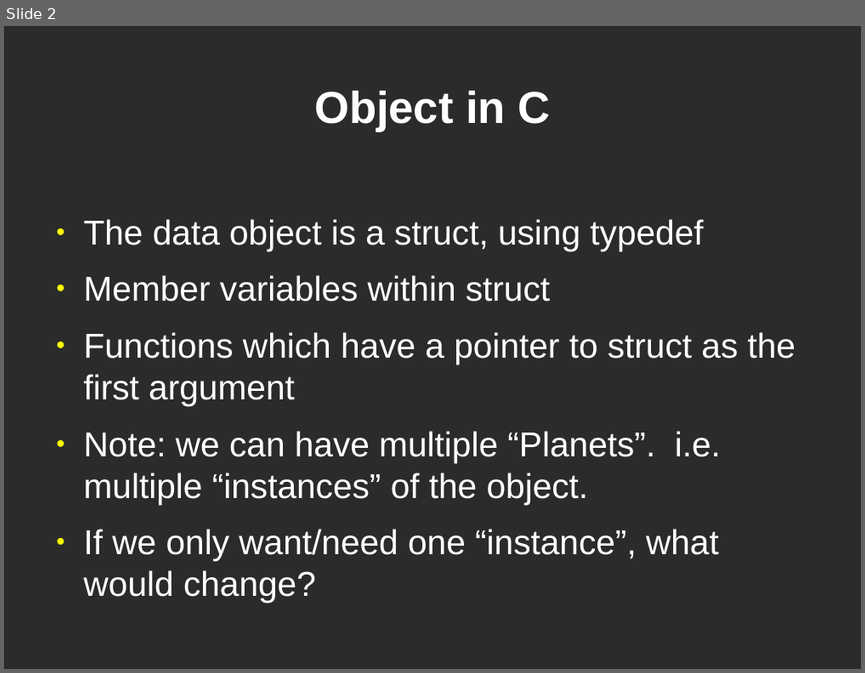
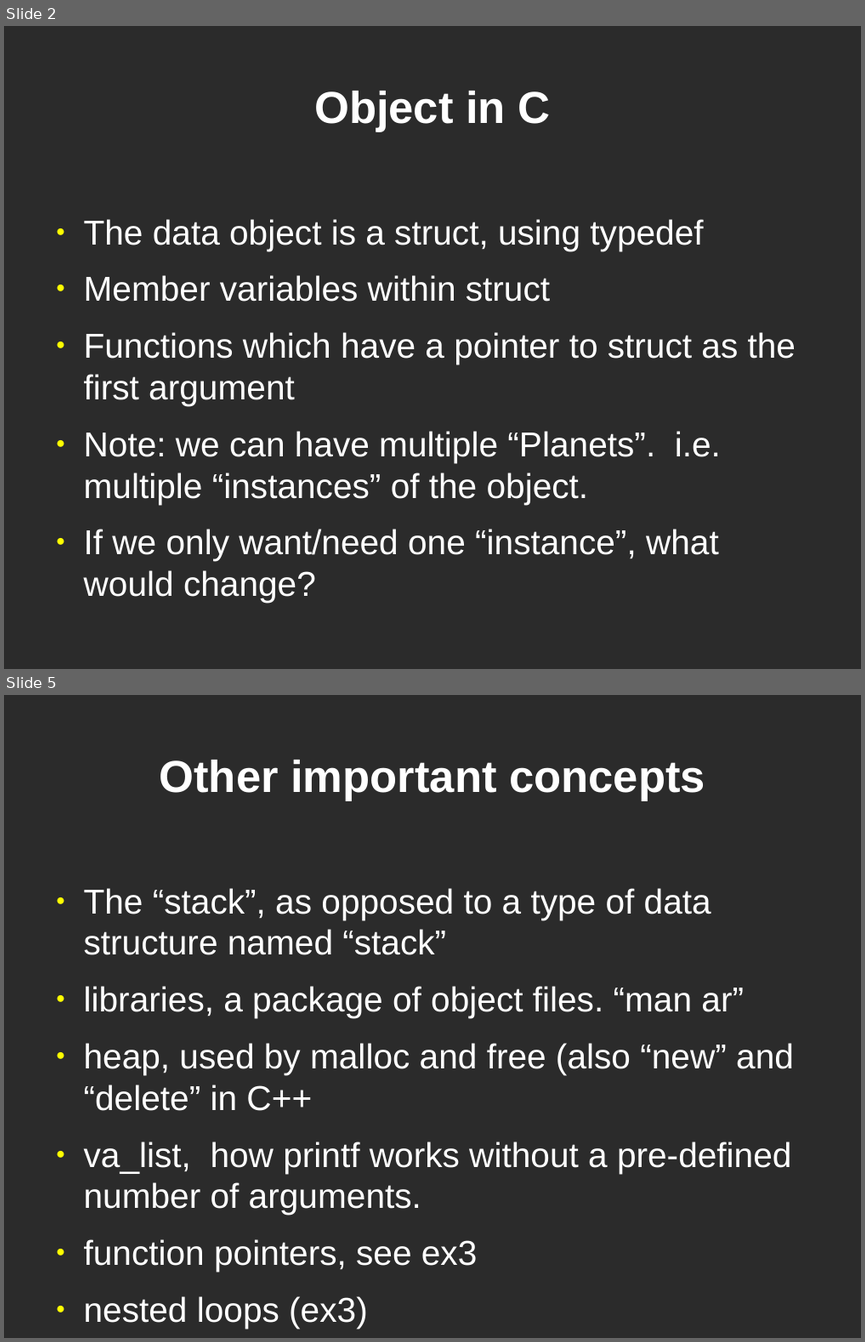
Before and after one commit to dklamet/class, a slide deck: docs/class3.odp. Shown one above the other, each under a label of ours: slide 2 before the commit, slides 2 and 5 after it; the slides between them are not shown. The pictures are 865x673 and 865x1342 pixels, drawn with LibreOffice and Linux fonts; fonts in the diff are those of the drawing; background and template pictures are left out; a plain dark background stands for a picture behind light text. Boxes give left, top, right and bottom in pixels: in the first picture for what was removed or moved away, otherwise in the second. Text is boxed around its words. In the diff, an @@ line names an element or a change of style, - is before the commit and + after.

```diff
--- a/docs/class3.odp
+++ b/docs/class3.odp
@@ slide 5 added at bbox=[4, 695, 861, 1338], background picture (left out) @@
@@ title added at bbox=[160, 760, 705, 801], 41.4 pt, text #FFFFFF, bold @@
+Other important concepts
@@ text added at bbox=[84, 888, 794, 1328], 32 pt, text #FFFFFF @@
+● The “stack”, as opposed to a type of data structure named “stack”
+● libraries, a package of object files. “man ar”
+● heap, used by malloc and free (also “new” and “delete” in C++
+● va_list, how printf works without a pre-defined number of arguments.
+● function pointers, see ex3
+● nested loops (ex3)
```
Also in this commit, not shown: 2 other slides added, 3 other files.
